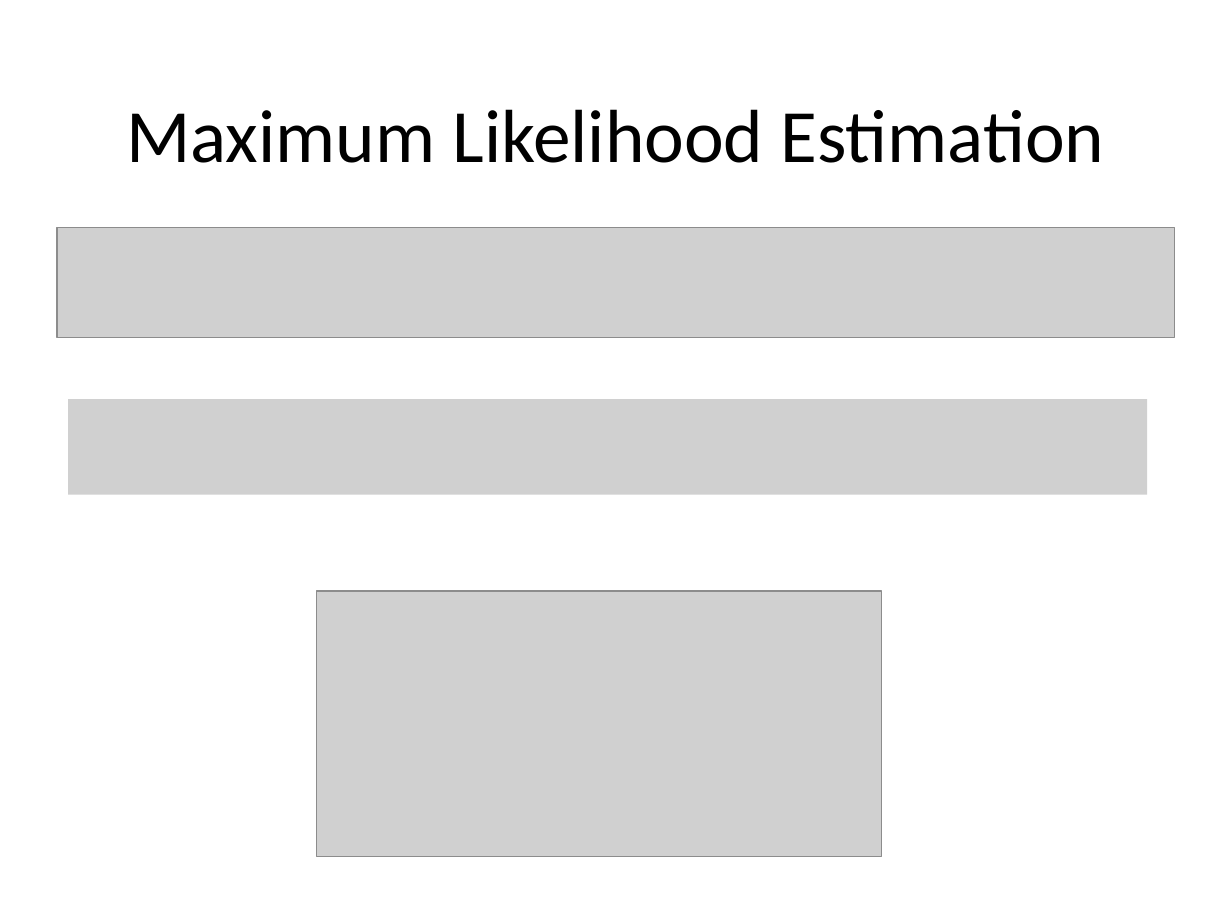
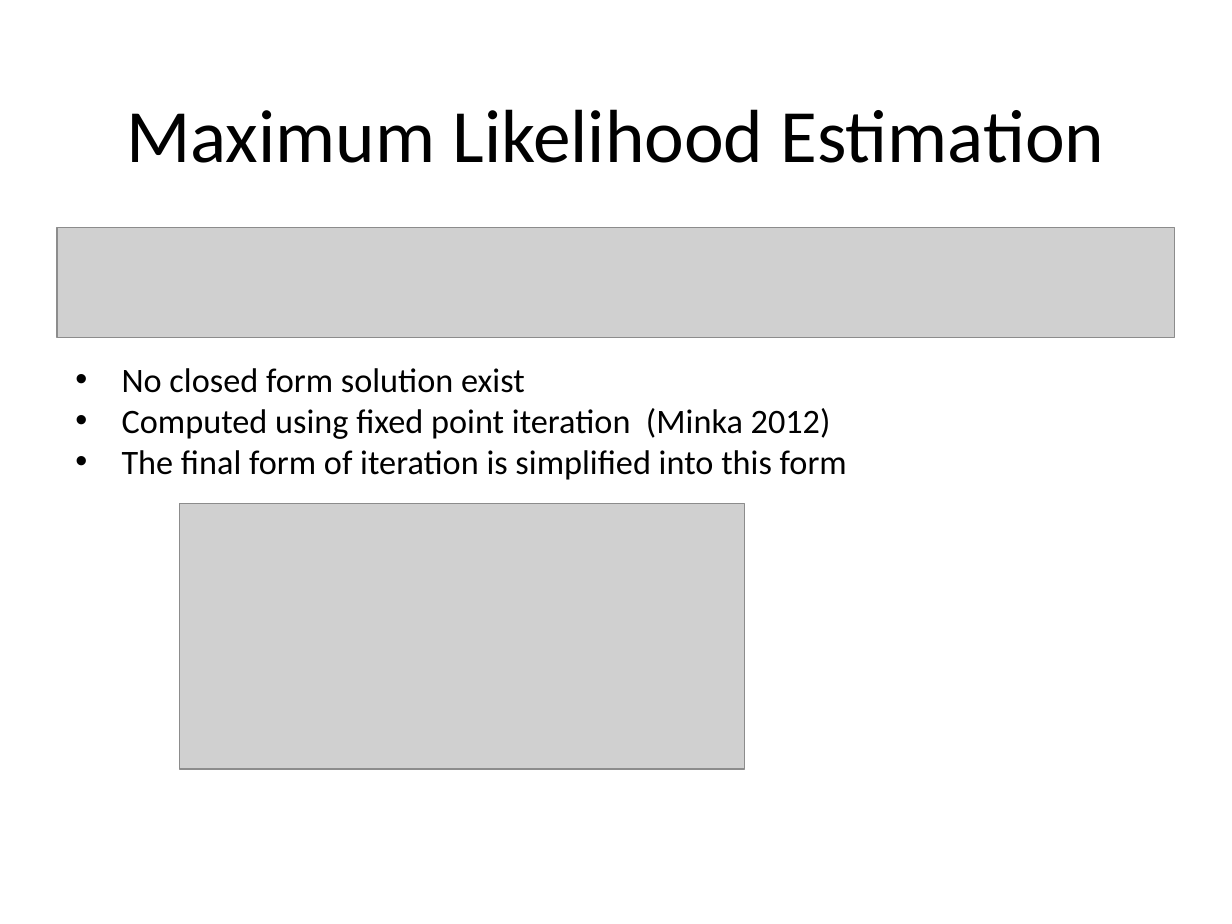
Before and after one commit to tadeze/PolyDistribution, a slide deck: slide 8 of FinalPresentation_polya.pptx (slide 10 before the commit). Drawn at 1232x924 pixels with LibreOffice and Linux fonts; fonts in the diff are those of the drawing; grey boxes stand for pictures. Boxes give left, top, right and bottom in pixels: in the first picture for what was removed or moved away, otherwise in the second. Text is boxed around its words. In the diff, an @@ line names an element or a change of style, - is before the commit and + after.

```diff
--- a/FinalPresentation_polya.pptx
+++ b/FinalPresentation_polya.pptx
@@ text added at bbox=[122, 368, 847, 480], 20 pt, text #000000 @@
+• No closed form solution exist
+• Computed using fixed point iteration (Minka 2012)
+• The final form of iteration is simplified into this form
@@ picture removed at bbox=[68, 399, 1147, 494] @@
@@ picture: place and size @@
-picture at bbox=[317, 591, 882, 856]
+picture at bbox=[180, 504, 745, 769]
```
Also in this commit, not shown: 4 other slides changed, 8 slides added, 9 slides removed, 13 other files.
